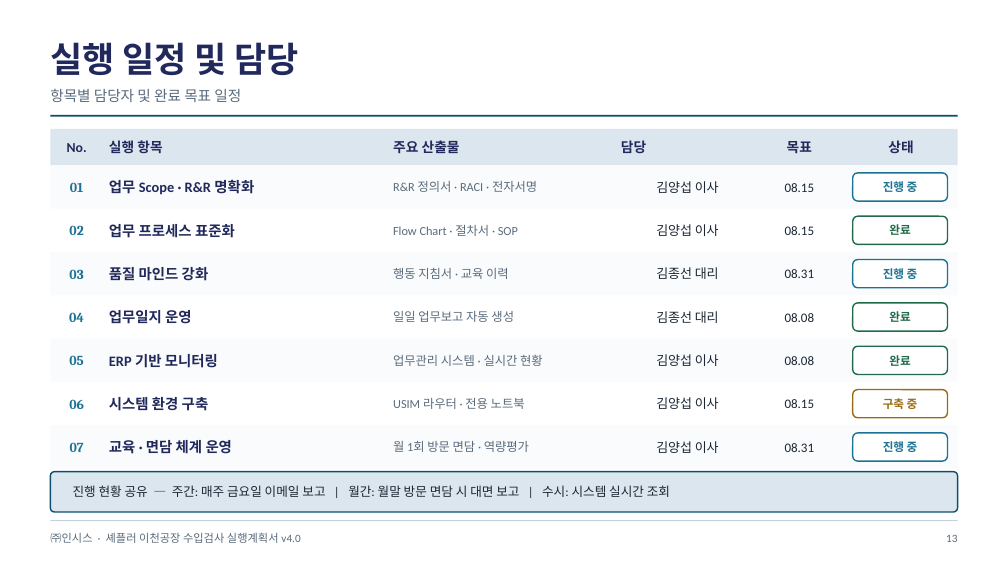
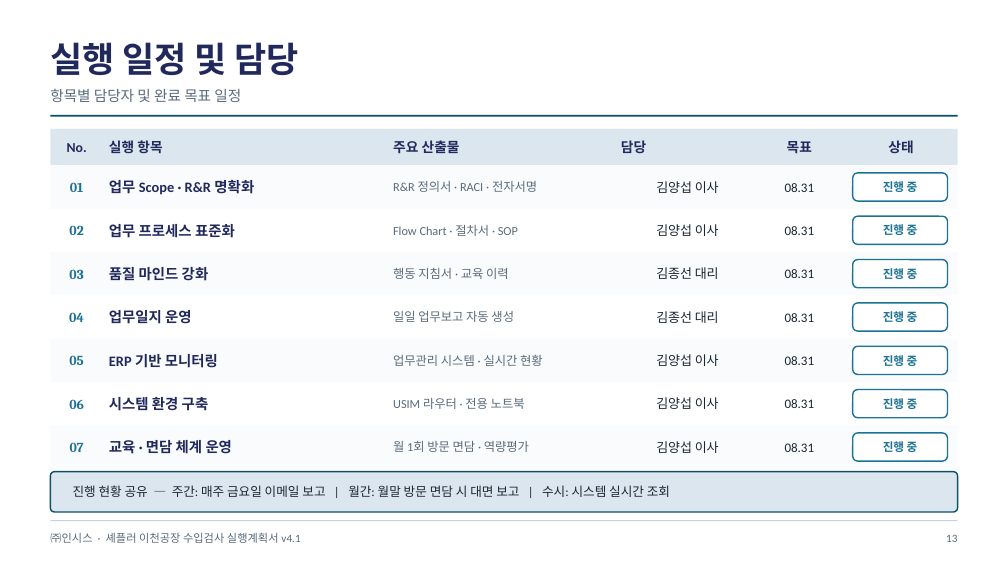
Before and after one commit to Insys-HQ/Insys-review, a slide deck: slide 13 of action_plan.pptx. Drawn at 1008x567 pixels with LibreOffice and Linux fonts; fonts in the diff are those of the drawing. Boxes give left, top, right and bottom in pixels: in the first picture for what was removed or moved away, otherwise in the second. Text is boxed around its words. In the diff, an @@ line names an element or a change of style, - is before the commit and + after.

```diff
--- a/action_plan.pptx
+++ b/action_plan.pptx
@@ text at (x1=785, y1=183, x2=814, y2=192): text changed @@
-08.15
+08.31
@@ text at (x1=785, y1=226, x2=814, y2=235): text changed @@
-08.15
+08.31
@@ text at (x1=883, y1=224, x2=918, y2=235): text changed; text colour #1F6B4A to #1C7293 @@
-완료
+진행 중
@@ text at (x1=785, y1=313, x2=814, y2=322): text changed @@
-08.08
+08.31
@@ text at (x1=883, y1=311, x2=918, y2=322): text changed; text colour #1F6B4A to #1C7293 @@
-완료
+진행 중
@@ text at (x1=785, y1=356, x2=814, y2=365): text changed @@
-08.08
+08.31
@@ outline #1F6B4A 1 pt to #1C7293 1 pt in 3 elements at (x1=853, y1=217, x2=948, y2=245), (x1=853, y1=302, x2=948, y2=331), (x1=853, y1=347, x2=948, y2=375) @@
@@ text at (x1=883, y1=355, x2=918, y2=366): text changed; text colour #1F6B4A to #1C7293 @@
-완료
+진행 중
@@ text at (x1=785, y1=399, x2=814, y2=408): text changed @@
-08.15
+08.31
@@ rounded rectangle at (x1=853, y1=390, x2=948, y2=418): outline #9A6B12 1 pt to #1C7293 1 pt @@
@@ text at (x1=883, y1=398, x2=918, y2=409): text changed; text colour #9A6B12 to #1C7293 @@
-구축 중
+진행 중
@@ text at (x1=50, y1=532, x2=300, y2=543): text changed @@
-㈜인시스 · 셰플러 이천공장 수입검사 실행계획서 v4.0
+㈜인시스 · 셰플러 이천공장 수입검사 실행계획서 v4.1
```
Also in this commit, not shown: 12 other slides changed.
